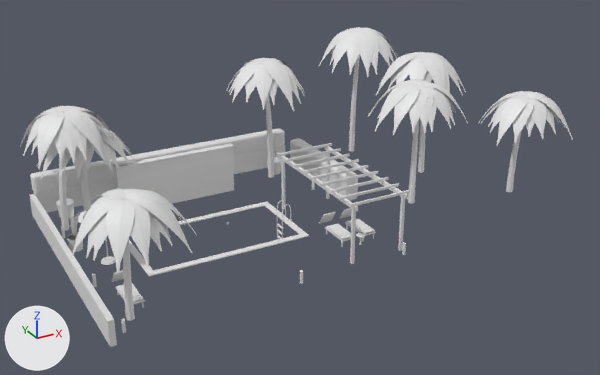
A saved change to the glTF model assets/3d/room-c.glb.
Both versions are drawn from a 50 mm camera at (-21.4, -20.8, 17.3) aimed at (-3.9, 11.1, 1.4). Every picture has the same lights, and +X, +Y and +Z are marked at lower left. The older version comes first. Where no turn or scale is listed for an object, it has been applied to the vertices. Vertices at exactly the same position are counted once.

In view in the first picture: 'Atlas_C_q'.
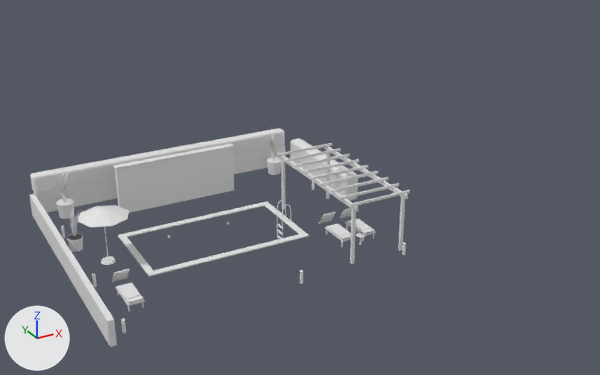
Where the newer file only moved an object's origin or applied its transform, the numbers keep the older frame.

Location of each change, [x1, y1, x2, y2] in pixels of the pictures (600 x 375 px):
'Atlas_C_q', reshaped (31% narrower, 31% shorter): before [20, 27, 573, 347]; after [30, 128, 410, 347]
part 1 of me_atlas_c, deleted: before [20, 27, 573, 321]

The change in detail:
me_atlas_c is used by ob_atlas_c_q; location (-3.24, 11.54, 3.01).
me_atlas_c had 20911 vertices, 36704 faces and spanned x -12.7..12.7, y -7.6..7.6, z -4.0..4.0.
me_atlas_c now has 11386 vertices, 22112 faces and spans x -12.0..2.7, y -7.0..6.1, z -4.0..-0.1.
me_atlas_c part 1: 112 loose pieces with 9525 vertices, spanning x -12.7..12.7, y -7.6..7.6, z -3.0..4.0, are deleted.
Other edits to the shape of me_atlas_c do not show in these pictures.
